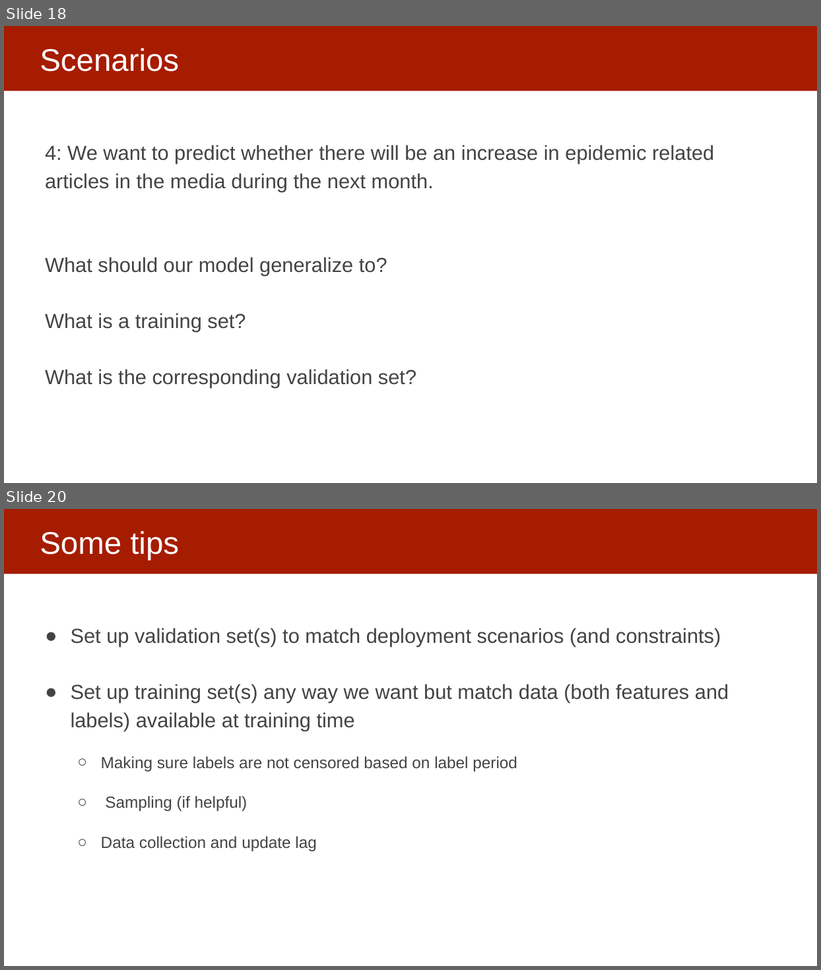
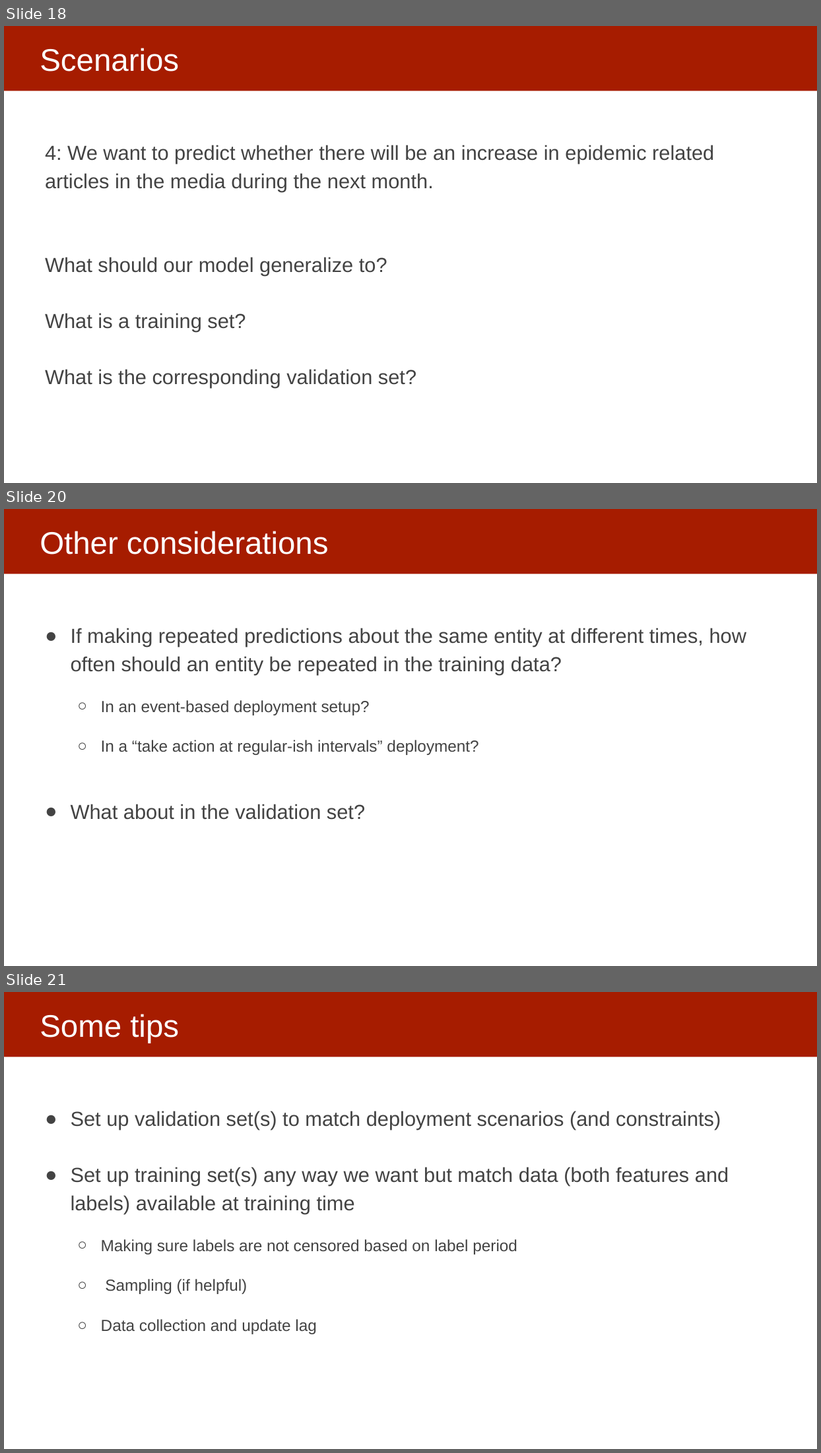
Before and after one commit to dssg/MLinPractice, a slide deck: Lectures/Lecture5-ModelSelection.pptx. Shown one above the other, each under a label of ours: slides 18 and 20 before the commit, slides 18, 20 and 21 after it; the slides between them are not shown. The pictures are 821x970 and 821x1453 pixels, drawn with LibreOffice and Linux fonts; fonts in the diff are those of the drawing. Boxes give left, top, right and bottom in pixels: in the first picture for what was removed or moved away, otherwise in the second. Text is boxed around its words. In the diff, an @@ line names an element or a change of style, - is before the commit and + after.

```diff
--- a/Lectures/Lecture5-ModelSelection.pptx
+++ b/Lectures/Lecture5-ModelSelection.pptx
@@ slide 20 added at (4, 509, 817, 966), background #FFFFFF; not listed: 1 template element that a slide beside it also shows @@
@@ title added at (40, 531, 329, 555), 37 pt, text #FFFFFF @@
+Other considerations
@@ text added at (71, 628, 746, 820), 24 pt, text #434343 @@
+● If making repeated predictions about the same entity at different times, how often should an entity be repeated in the training data?
+  ○ In an event-based deployment setup?
+  ○ In a “take action at regular-ish intervals” deployment?
+● What about in the validation set?
@@ what was slide 20 is now slide 21 @@
```
Also in this commit, not shown: 2 other slides added, 1 slide removed.
